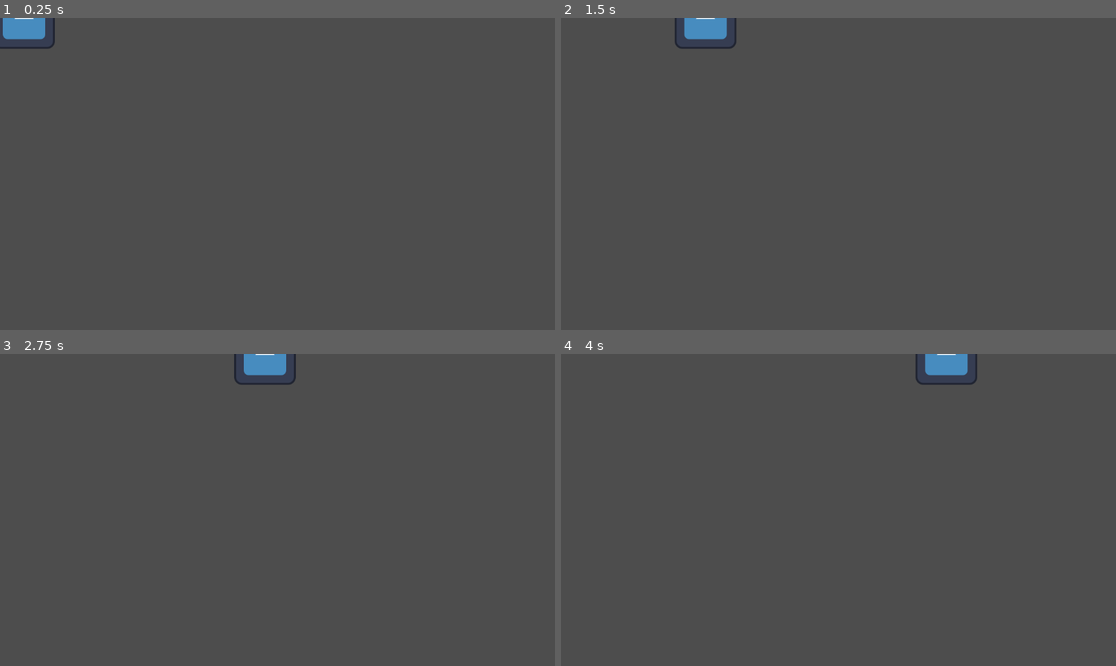
Above: before the commit, frames 1-4 (two rows, left to right).
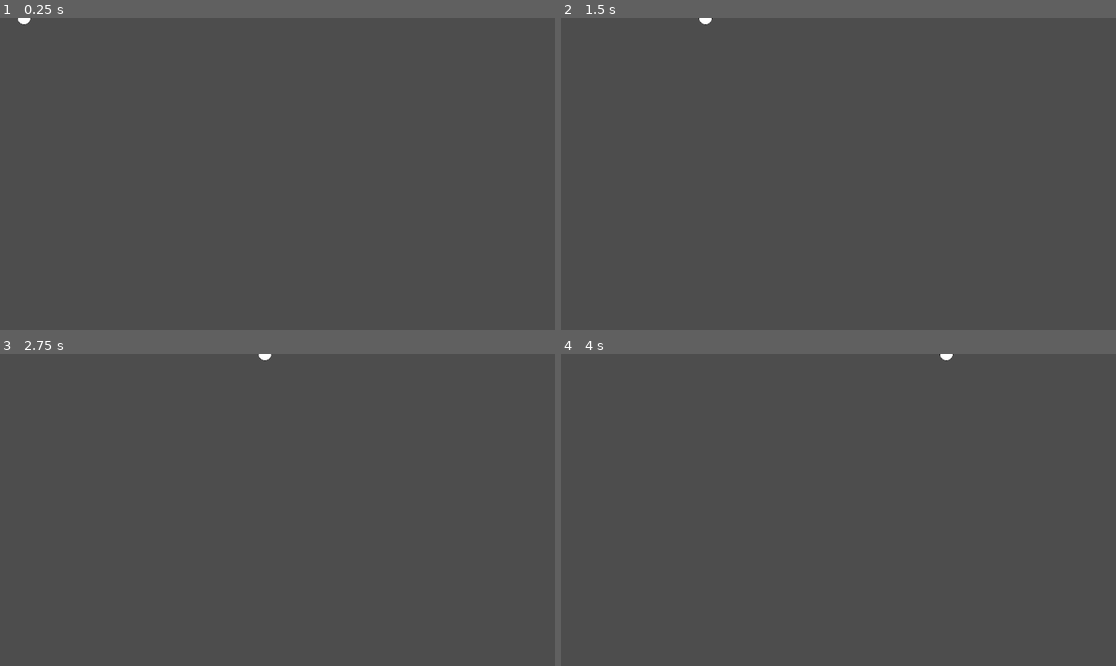
Above: after the commit, the same moments.

Repository: entityJY/deltarunesque-game
Game: Godot game, scene res://bullets/base_bullet.tscn
Two runs of this game, one before a commit and one after it. Both use one fixed random seed, a clock stepped at 60 frames per second and the inputs below. The project has no main scene, so this scene is started directly. The engine's default icon, where the game draws it, is replaced by a stand-in: a white triangle on a blue panel in a dark square.
Inputs:
- Up to frame 1 (0.25 s): no input
- Up to frame 2 (1.5 s): no input
- Up to frame 3 (2.75 s): no input
- Up to frame 4 (4 s): no input

The runs differ from the first frame. In frame 1, 0.6% of the frame differs, in the area x 0-10%, y 0-10%; in frame 2, 0.7%, in the area x 20-32%, y 0-10%; in frame 3, 0.7%; in frame 4, 0.7%.

Commit message:
arrow added

Diff:
--- a/bullets/base_bullet.tscn
+++ b/bullets/base_bullet.tscn
@@ -1,7 +1,7 @@
 [gd_scene format=3 uid="uid://bkjk1j4x3bk8i"]
 
 [ext_resource type="Script" uid="uid://da525eia0ajd8" path="res://bullets/projectile.gd" id="1_sxnja"]
-[ext_resource type="Texture2D" uid="uid://8fnc0lfhh6" path="res://icon.svg" id="2_u1xu0"]
+[ext_resource type="Texture2D" uid="uid://cy2yphg5xtpbl" path="res://sprites/DEMOcircle.png" id="2_sxnja"]
 
 [sub_resource type="CircleShape2D" id="CircleShape2D_qmlwd"]
 radius = 77.52419
@@ -9,8 +9,10 @@
 [node name="BaseBullet" type="Area2D" unique_id=1312338901]
 script = ExtResource("1_sxnja")
 
+[node name="BulletSprite" type="Sprite2D" parent="." unique_id=1763049284]
+scale = Vector2(0.1, 0.1)
+texture = ExtResource("2_sxnja")
+
 [node name="CollisionShape2D" type="CollisionShape2D" parent="." unique_id=1015517441]
+scale = Vector2(0.15, 0.15)
 shape = SubResource("CircleShape2D_qmlwd")
-
-[node name="BulletSprite" type="Sprite2D" parent="." unique_id=1763049284]
-texture = ExtResource("2_u1xu0")
Binary file added: sprites/DEMOarrow.png
